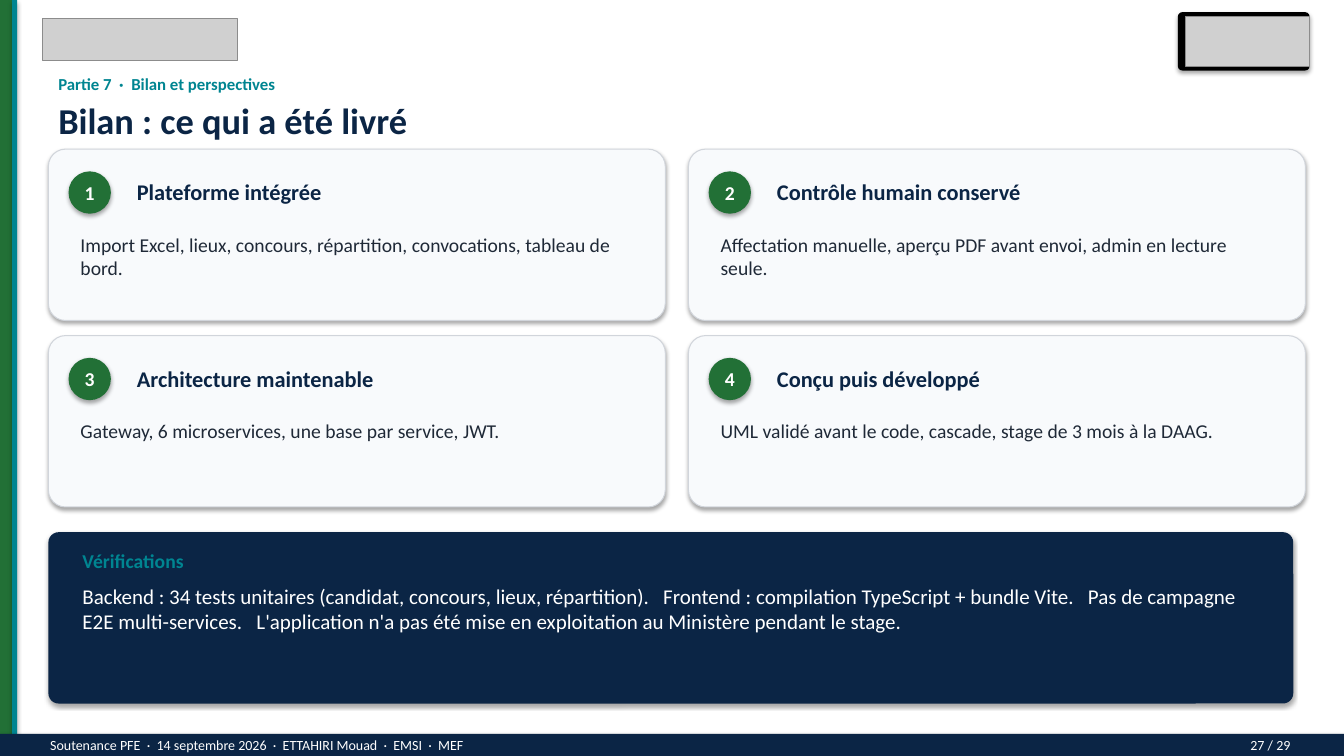
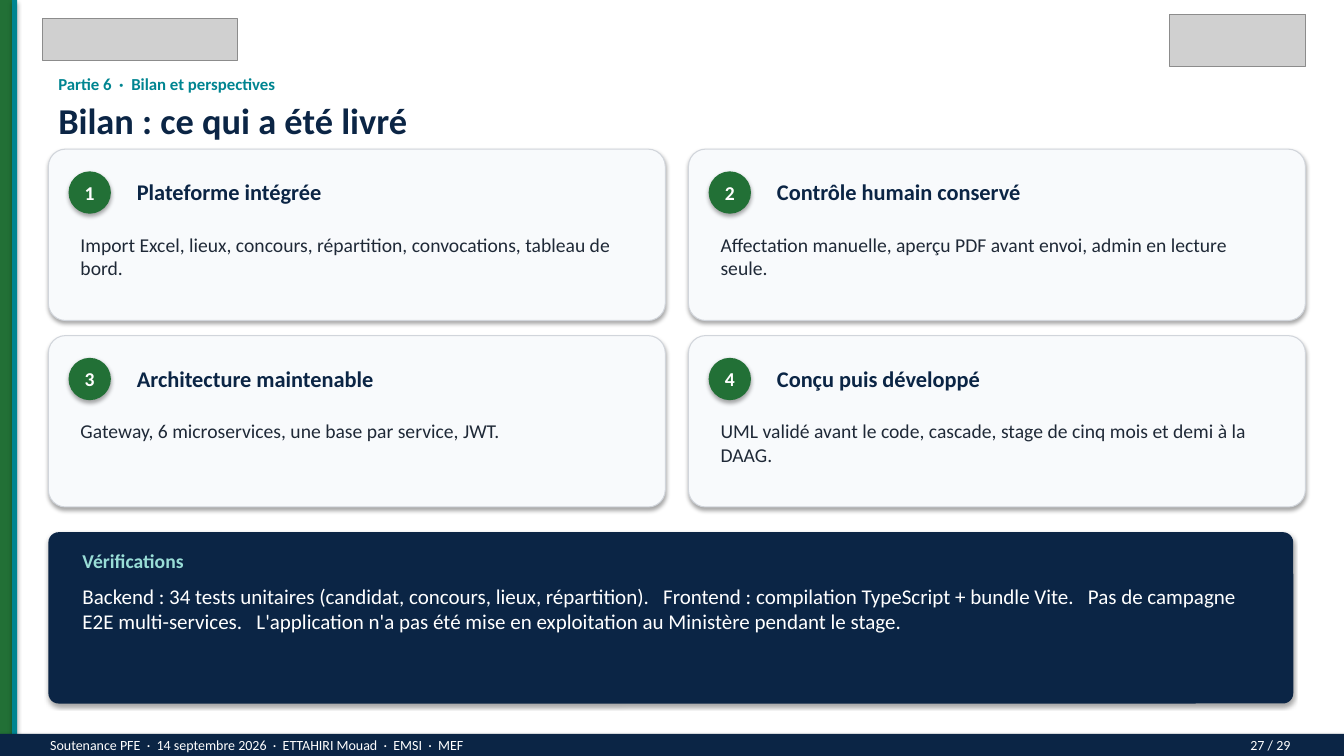
Before and after one commit to mouadofficiel2003/PFE2, a slide deck: slide 27 of soutenance/Soutenance-PFE-ETTAHIRI-Mouad.pptx. Drawn at 1344x756 pixels with LibreOffice and Linux fonts; fonts in the diff are those of the drawing; grey boxes stand for pictures. Boxes give left, top, right and bottom in pixels: in the first picture for what was removed or moved away, otherwise in the second. Text is boxed around its words. In the diff, an @@ line names an element or a change of style, - is before the commit and + after.

```diff
--- a/soutenance/Soutenance-PFE-ETTAHIRI-Mouad.pptx
+++ b/soutenance/Soutenance-PFE-ETTAHIRI-Mouad.pptx
@@ picture: place and size @@
-picture at (1187,16,1311,67)
+picture at (1171,14,1307,67)
@@ rounded rectangle removed at (1179,12,1311,71) @@
@@ text at (58,78,275,93): text changed @@
-Partie 7 · Bilan et perspectives
+Partie 6 · Bilan et perspectives
@@ text at (721,424,1246,462): text changed @@
-UML validé avant le code, cascade, stage de 3 mois à la DAAG.
+UML validé avant le code, cascade, stage de cinq mois et demi à la DAAG.
@@ text "Vérifications" at (82,554,183,568): text colour #008591 to #99DDD6 @@
```
Also in this commit, not shown: 28 other slides changed, 45 other files.
